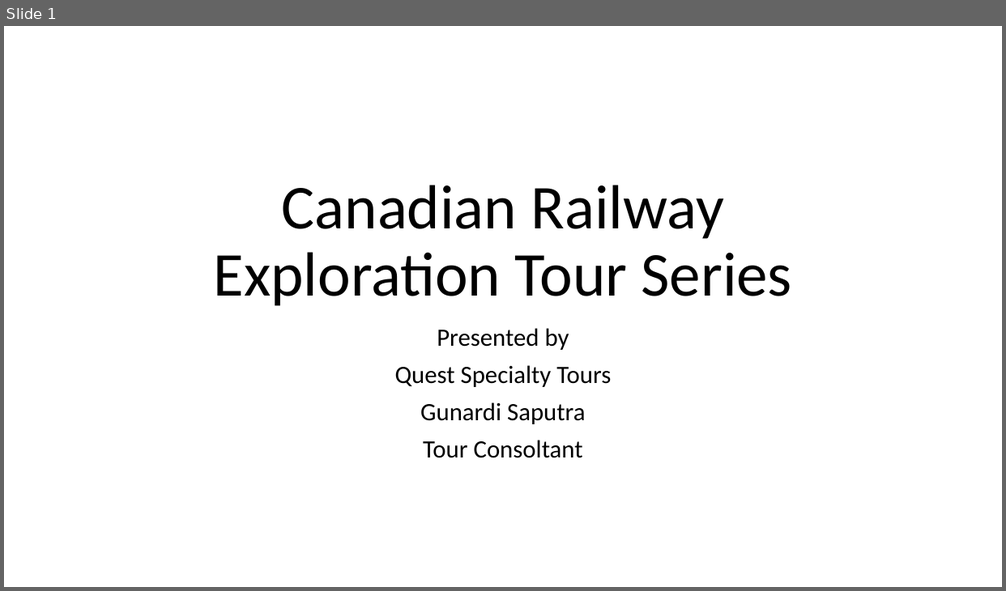
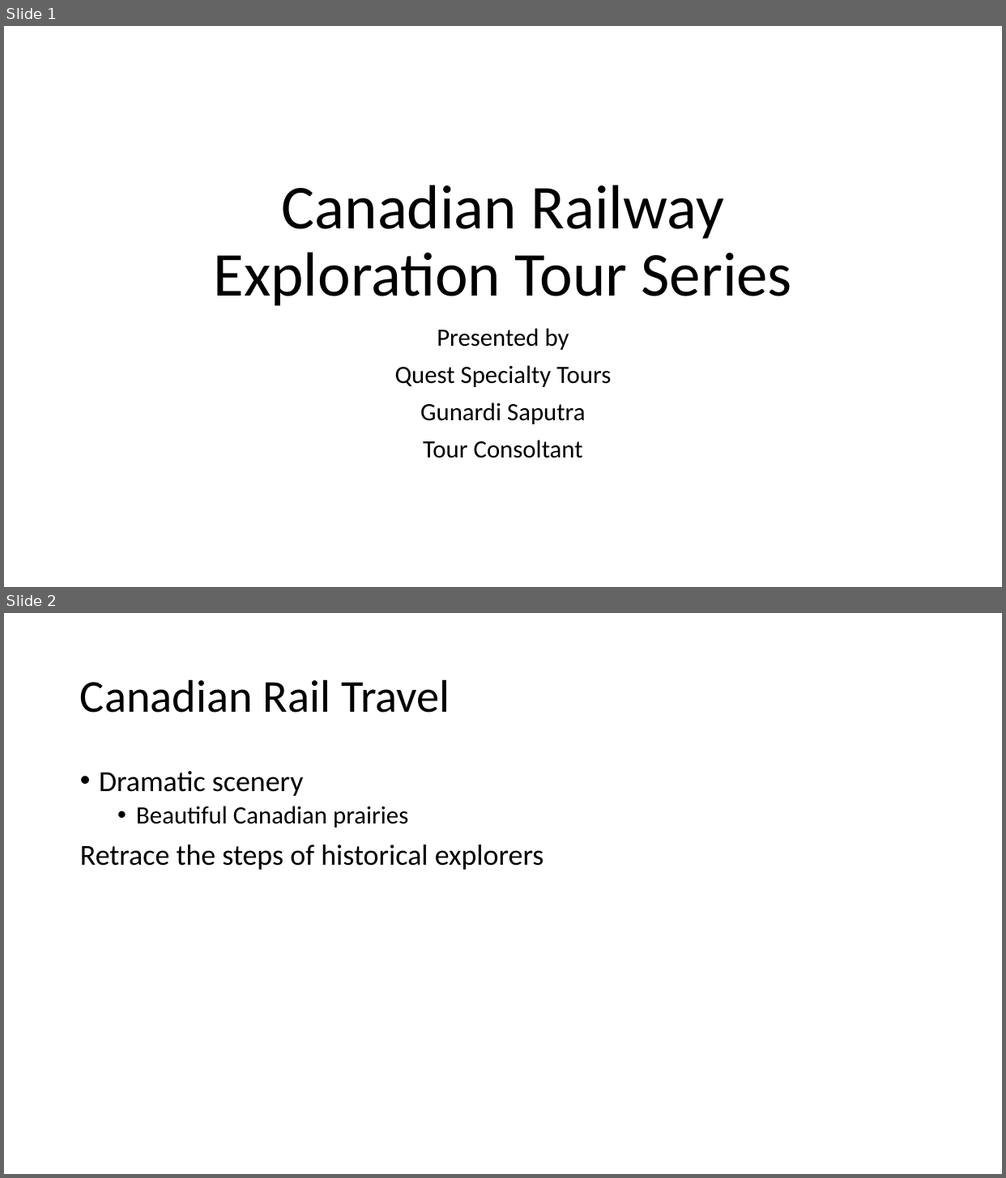
Before and after one commit to pythoncoder999/microsoftOffice2013, a slide deck: Access-2013/Access Unit A/PPT A-QST.pptx. Shown one above the other, each under a label of ours: slide 1 before the commit, slides 1 and 2 after it. The pictures are 1006x591 and 1006x1178 pixels, drawn with LibreOffice and Linux fonts; fonts in the diff are those of the drawing. Boxes give left, top, right and bottom in pixels: in the first picture for what was removed or moved away, otherwise in the second. Text is boxed around its words. In the diff, an @@ line names an element or a change of style, - is before the commit and + after.

Commit message:
adding some files

```diff
--- a/Access-2013/Access Unit A/PPT A-QST.pptx
+++ b/Access-2013/Access Unit A/PPT A-QST.pptx
@@ slide 2 added at (x1=4, y1=613, x2=1002, y2=1174), background #FFFFFF @@
@@ title added at (x1=80, y1=679, x2=450, y2=713), 44 pt, text #000000 @@
+Canadian Rail Travel
@@ text added at (x1=80, y1=771, x2=544, y2=870), 28 pt, text #000000 @@
+• Dramatic scenery
+  • Beautiful Canadian prairies
+Retrace the steps of historical explorers
```
Also in this commit, not shown: 1 other slide added.
